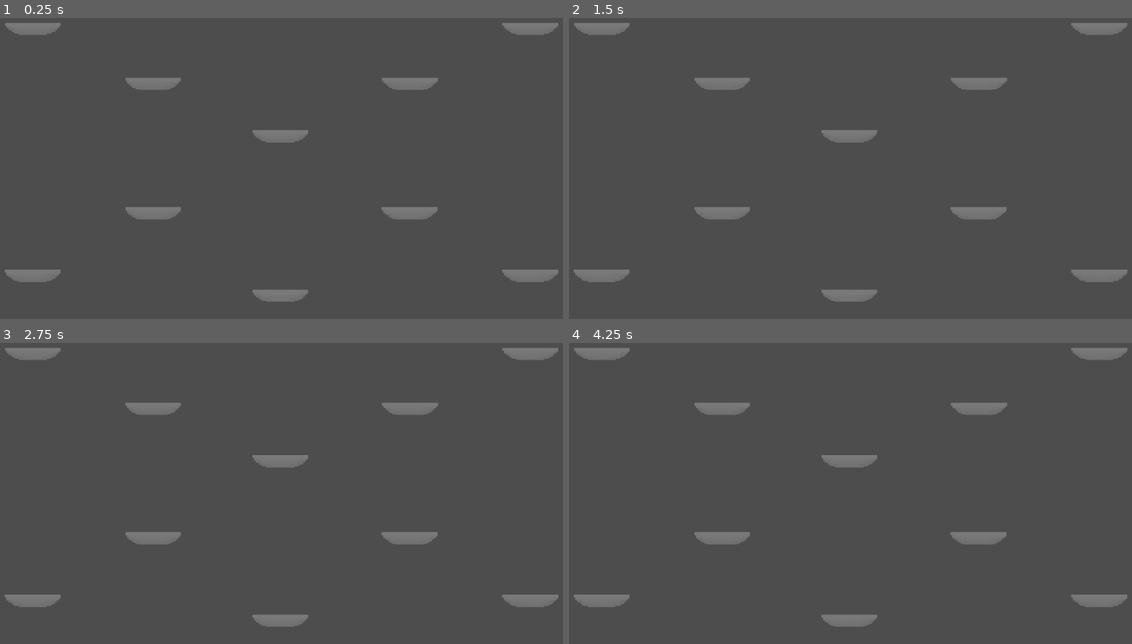
Above: before the commit, frames 1-4 (two rows, left to right).
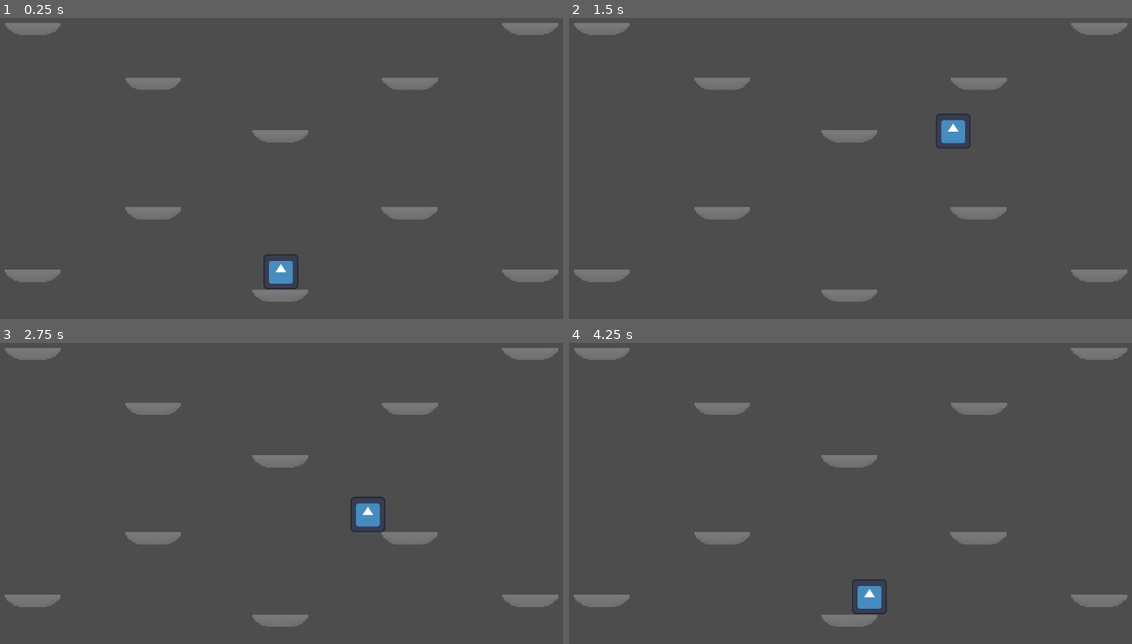
Above: after the commit, the same moments.

Repository: Muadz-coder/Bug-Survival
Game: Godot game, scene res://scenes/level_1.tscn
The game is run twice, just before and just after one commit, with the same random seed, the same clock (stepped at 60 frames per second) and the same inputs. The engine's default icon, where the game draws it, is replaced by a stand-in: a white triangle on a blue panel in a dark square.
Inputs (mouse positions are in pixels of both pictures, inside the frame that each line leads up to):
- Up to frame 1 (0.25 s): no input
- Up to frame 2 (1.5 s): tap Enter (ui_accept) at 0.5, 0.77 s; move the mouse to (985, 126) at 0.52 s; hold Right (ui_right) from 0.53 s (still down); move the mouse to (726, 159) at 1.27 s
- Up to frame 3 (2.75 s): tap Enter (ui_accept) at 1.52 s; move the mouse to (343, 391) at 2.02 s; release Right (ui_right) at 2.03 s; hold Left (ui_left) from 2.03 s (still down)
- Up to frame 4 (4.25 s): move the mouse to (816, 538) at 2.77 s; release Left (ui_left) at 2.78 s; hold Right (ui_right) from 2.78 s (still down); tap Enter (ui_accept) at 3.02, 3.77 s; move the mouse to (1036, 520) at 3.52 s

The runs differ from the first frame. In frame 1, 0.4% of the frame differs, in the area x 46-53%, y 78-91%; in frame 2, 0.4%; in frame 3, 0.4%, in the area x 62-69%, y 51-63%; in frame 4, 0.4%.

Commit message:
Added spawn for player button

Diff:
--- /dev/null
+++ b/dodge-bug/player_select.gd
@@ -0,0 +1,3 @@
+extends Node
+
+var selected_player: String = "beetle"
--- a/dodge-bug/prefabs/spawner.gd
+++ /dev/null
@@ -1,8 +0,0 @@
-extends Node2D
-
-@onready var player_scene = preload("res://prefabs/beetle.tscn")
-
-func spawn_player():
-	var player = player_scene.instantiate()
-	player.position = position
-	get_tree().current_scene.add_child(player)
--- a/dodge-bug/prefabs/spawner.tscn
+++ b/dodge-bug/prefabs/spawner.tscn
@@ -1,9 +1,18 @@
 [gd_scene format=3 uid="uid://drlcuvi4xlgru"]
 
-[ext_resource type="Script" uid="uid://cb88826vdvd1q" path="res://prefabs/spawner.gd" id="1_8khw6"]
+[sub_resource type="GDScript" id="GDScript_hpuwc"]
+script/source = "extends Node2D
+
+@onready var player_scene = preload(\"res://prefabs/beetle.tscn\")
+
+func spawn_player():
+	var player = player_scene.instantiate()
+	player.position = position
+	get_tree().current_scene.add_child(player)
+"
 
 [node name="Spawner" type="Node2D" unique_id=1774381167]
-script = ExtResource("1_8khw6")
+script = SubResource("GDScript_hpuwc")
 
 [node name="Timer" type="Timer" parent="." unique_id=781722093]
 
--- a/dodge-bug/project.godot
+++ b/dodge-bug/project.godot
@@ -15,6 +15,10 @@
 config/features=PackedStringArray("4.6", "GL Compatibility")
 config/icon="res://icon.svg"
 
+[autoload]
+
+PlayerSelect="*uid://dgsyer41h8qyg"
+
 [physics]
 
 3d/physics_engine="Jolt Physics"
--- a/dodge-bug/scenes/level_1.tscn
+++ b/dodge-bug/scenes/level_1.tscn
@@ -1,9 +1,14 @@
 [gd_scene format=3 uid="uid://2vi5701wmmtv"]
 
 [ext_resource type="PackedScene" uid="uid://bvkm1vu04jt6m" path="res://prefabs/rocks.tscn" id="2_bswci"]
+[ext_resource type="Script" uid="uid://c04yv1k4qd62w" path="res://scripts/spawn_point.gd" id="3_5xbjy"]
 [ext_resource type="PackedScene" uid="uid://ccncxhesaptmk" path="res://prefabs/walls.tscn" id="3_rus8k"]
 
 [node name="level 1" type="Node2D" unique_id=519151207]
+script = ExtResource("3_5xbjy")
+
+[node name="SpawnPoint" type="Marker2D" parent="." unique_id=1414365261]
+position = Vector2(1150, 1127)
 
 [node name="Camera2D" type="Camera2D" parent="." unique_id=604065292]
 position = Vector2(1147, 642)
--- a/dodge-bug/scripts/menu.gd
+++ b/dodge-bug/scripts/menu.gd
@@ -4,23 +4,24 @@
 
 func _on_button_bug_pressed() -> void:
 	if not transitioning:
+		PlayerSelect.selected_player = "bug"
 		transitioning = true
 		get_tree().change_scene_to_file("res://scenes/level_1.tscn")
 
-
 func _on_button_spider_pressed() -> void:
 	if not transitioning:
+		PlayerSelect.selected_player = "spider"
 		transitioning = true
 		get_tree().change_scene_to_file("res://scenes/level_1.tscn")
 
-
 func _on_button_beetle_pressed() -> void:
 	if not transitioning:
+		PlayerSelect.selected_player = "beetle"
 		transitioning = true
 		get_tree().change_scene_to_file("res://scenes/level_1.tscn")
 
-
 func _on_button_pill_pressed() -> void:
 	if not transitioning:
+		PlayerSelect.selected_player = "pill"
 		transitioning = true
 		get_tree().change_scene_to_file("res://scenes/level_1.tscn")
--- /dev/null
+++ b/dodge-bug/scripts/player_select.gd
@@ -0,0 +1,3 @@
+extends Node
+
+var selected_player: String = "beetle"
--- /dev/null
+++ b/dodge-bug/scripts/spawn_point.gd
@@ -0,0 +1,10 @@
+extends Node2D
+
+@onready var spawn_point = $SpawnPoint
+
+func _ready():
+	var player_scene_path = "res://prefabs/%s.tscn" % PlayerSelect.selected_player
+	var player_scene = load(player_scene_path)
+	var player = player_scene.instantiate()
+	add_child(player)
+	player.position = spawn_point.position
--- a/dodge-bug/scripts/spawner.gd
+++ /dev/null
@@ -1,8 +0,0 @@
-extends Node2D
-
-@export var player_prefab: PackedScene
-
-
-func _on_timer_timeout() -> void:
-	#spawn enemy
-	var player = player_prefab.instantiate()
Not shown, added: dodge-bug/player_select.gd.uid
Not shown, removed: dodge-bug/prefabs/spawner.gd.uid
Not shown, added: dodge-bug/scripts/player_select.gd.uid
Not shown, added: dodge-bug/scripts/spawn_point.gd.uid
Not shown, removed: dodge-bug/scripts/spawner.gd.uid
